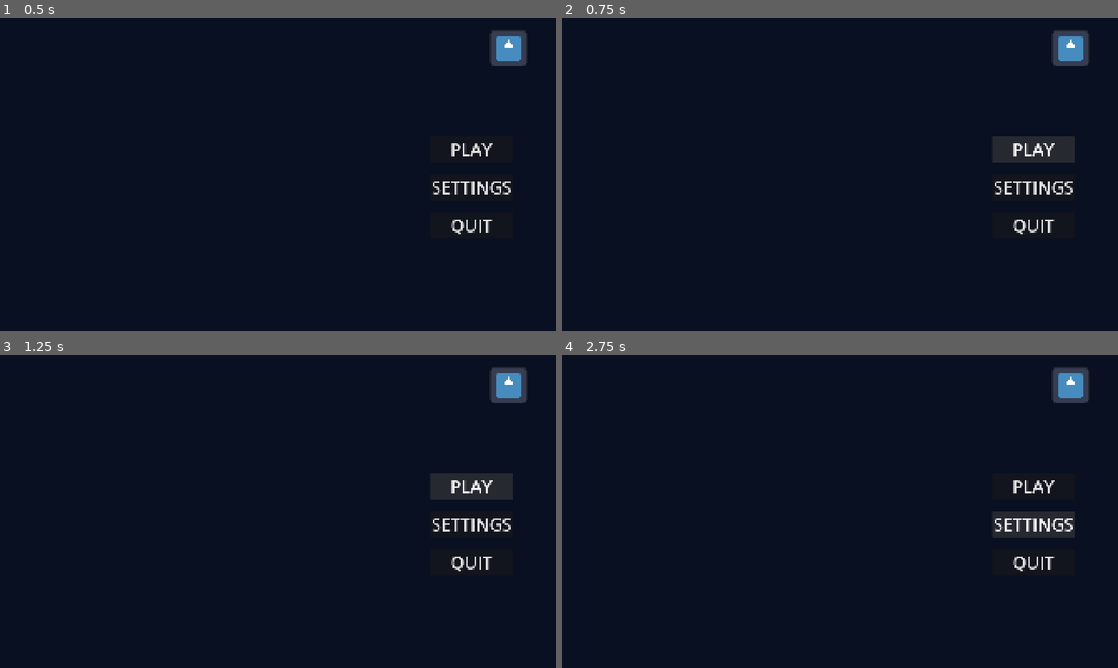
Above: before the commit, frames 1-4 (two rows, left to right).
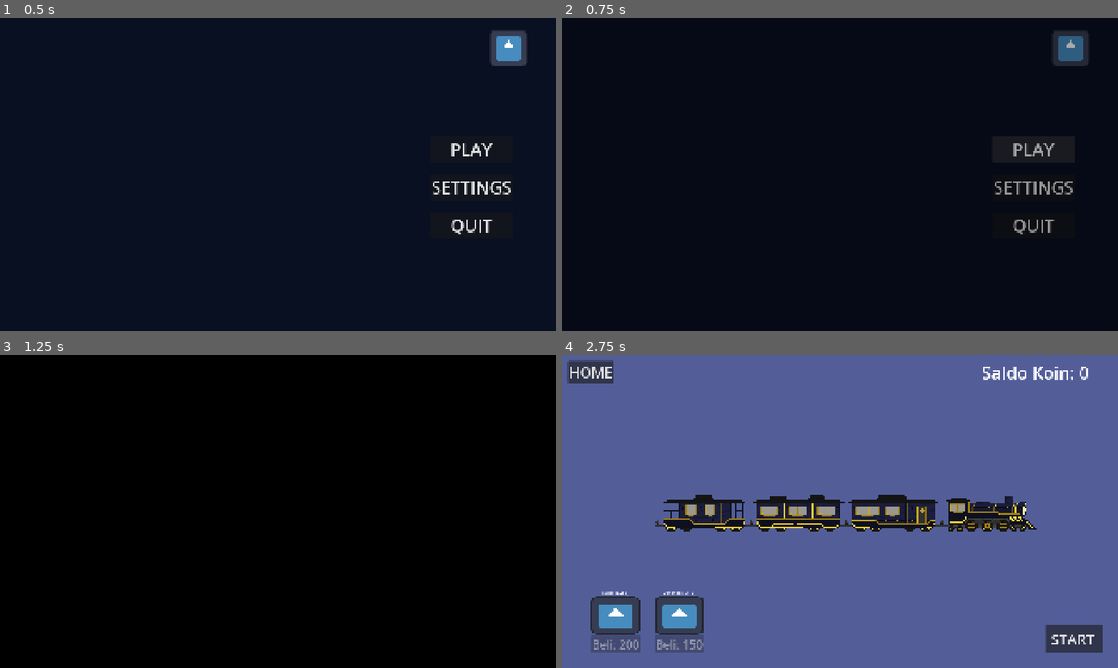
Above: after the commit, the same moments.

Repository: g3evorz/Gameseed-2026
Game: Godot game, scene res://Scenes/Homescreen.tscn
Two runs of this game, one before a commit and one after it. Both use one fixed random seed, a clock stepped at 60 frames per second and the inputs below. The engine's default icon, where the game draws it, is replaced by a stand-in: a white triangle on a blue panel in a dark square.
Inputs:
- Up to frame 1 (0.5 s): no input
- Up to frame 2 (0.75 s): click "PLAY" at 0.5 s
- Up to frame 3 (1.25 s): no input
- Up to frame 4 (2.75 s): click "PLAY" at 1.25 s; click "SETTINGS" at 2 s

Frame 1 is identical in both runs. In frame 2, 1.2% of the frame differs, in the area x 77-95%, y 4-70%; in frame 3, 100%, in the area x 0-100%, y 0-100%; in frame 4, 97%.
Error before the commit: Parse Error: Identifier "SceneTransition" not declared in the current scope. (res://Script/homescreen.gd:5)

Commit message:
revisi level

Diff:
--- a/Scenes/Levels/level_1.tscn
+++ b/Scenes/Levels/level_1.tscn
@@ -33,47 +33,47 @@
 [node name="ObstacleSpawner" parent="Spawners" unique_id=837773415 instance=ExtResource("3_afv7b")]
 position = Vector2(254, -248)
 possible_obstacles = Array[ExtResource("4_7r2dd")]([ExtResource("7_3628d"), ExtResource("8_irw6p")])
-spawn_chance = 0.7
+spawn_chance = 0.8
 
 [node name="ObstacleSpawner2" parent="Spawners" unique_id=1764472550 instance=ExtResource("3_afv7b")]
 position = Vector2(498, -248)
 possible_obstacles = Array[ExtResource("4_7r2dd")]([ExtResource("5_k2mw1"), ExtResource("10_7hll7")])
-spawn_chance = 0.7
+spawn_chance = 0.6
 
 [node name="ObstacleSpawner3" parent="Spawners" unique_id=1164452393 instance=ExtResource("3_afv7b")]
 position = Vector2(787, -248)
 possible_obstacles = Array[ExtResource("4_7r2dd")]([ExtResource("5_k2mw1"), ExtResource("10_7hll7")])
-spawn_chance = 0.7
+spawn_chance = 0.8
 
 [node name="ObstacleSpawner4" parent="Spawners" unique_id=380828871 instance=ExtResource("3_afv7b")]
 position = Vector2(1539, -654)
 possible_obstacles = Array[ExtResource("4_7r2dd")]([ExtResource("7_3628d"), ExtResource("8_irw6p"), ExtResource("10_7hll7")])
-spawn_chance = 0.8
+spawn_chance = 0.4
 
 [node name="ObstacleSpawner5" parent="Spawners" unique_id=1913099008 instance=ExtResource("3_afv7b")]
 position = Vector2(1783, -654)
 possible_obstacles = Array[ExtResource("4_7r2dd")]([ExtResource("7_3628d"), ExtResource("8_irw6p"), ExtResource("10_7hll7")])
-spawn_chance = 0.8
+spawn_chance = 0.4
 
 [node name="ObstacleSpawner6" parent="Spawners" unique_id=441410122 instance=ExtResource("3_afv7b")]
 position = Vector2(2072, -654)
 possible_obstacles = Array[ExtResource("4_7r2dd")]([ExtResource("7_3628d"), ExtResource("8_irw6p"), ExtResource("10_7hll7")])
-spawn_chance = 0.8
+spawn_chance = 0.4
 
 [node name="ObstacleSpawner7" parent="Spawners" unique_id=1990665921 instance=ExtResource("3_afv7b")]
 position = Vector2(2805, -384)
-possible_obstacles = Array[ExtResource("4_7r2dd")]([ExtResource("5_k2mw1"), ExtResource("10_7hll7"), ExtResource("7_3628d"), ExtResource("9_31phq"), ExtResource("8_irw6p")])
-spawn_chance = 0.6
+possible_obstacles = Array[ExtResource("4_7r2dd")]([ExtResource("5_k2mw1"), ExtResource("10_7hll7"), ExtResource("7_3628d")])
+spawn_chance = 0.8
 
 [node name="ObstacleSpawner8" parent="Spawners" unique_id=1775246808 instance=ExtResource("3_afv7b")]
 position = Vector2(3049, -384)
-possible_obstacles = Array[ExtResource("4_7r2dd")]([ExtResource("5_k2mw1"), ExtResource("10_7hll7"), ExtResource("7_3628d"), ExtResource("9_31phq"), ExtResource("8_irw6p")])
-spawn_chance = 0.6
+possible_obstacles = Array[ExtResource("4_7r2dd")]([ExtResource("5_k2mw1"), ExtResource("10_7hll7"), ExtResource("7_3628d")])
+spawn_chance = 0.8
 
 [node name="ObstacleSpawner9" parent="Spawners" unique_id=1976000251 instance=ExtResource("3_afv7b")]
 position = Vector2(3338, -384)
-possible_obstacles = Array[ExtResource("4_7r2dd")]([ExtResource("5_k2mw1"), ExtResource("10_7hll7"), ExtResource("7_3628d"), ExtResource("9_31phq"), ExtResource("8_irw6p")])
-spawn_chance = 0.6
+possible_obstacles = Array[ExtResource("4_7r2dd")]([ExtResource("5_k2mw1"), ExtResource("10_7hll7"), ExtResource("7_3628d")])
+spawn_chance = 0.8
 
 [node name="ObstacleSpawner10" parent="Spawners" unique_id=1803498278 instance=ExtResource("3_afv7b")]
 position = Vector2(1539, -55)
--- a/Scenes/Levels/level_2.tscn
+++ b/Scenes/Levels/level_2.tscn
@@ -3,7 +3,7 @@
 [ext_resource type="Script" uid="uid://bbu4urqab8mo1" path="res://Script/Level.gd" id="1_blpqv"]
 [ext_resource type="PackedScene" uid="uid://ciej1ht535fuo" path="res://Scenes/Components/Obstacle/platform.tscn" id="2_1jlnc"]
 [ext_resource type="PackedScene" uid="uid://dfoomfadjrnm4" path="res://Scenes/Components/obstacleSpawner.tscn" id="3_u40f0"]
-[ext_resource type="Script" uid="uid://brhx3skaebmcy" path="res://Script/System/ObstacleData.gd" id="4_0x4y1"]
+[ext_resource type="Script" uid="uid://brhx3skaebmcy" path="res://Script/Configuration/ObstacleData.gd" id="4_0x4y1"]
 [ext_resource type="Resource" uid="uid://dl6ffbqtc5qiu" path="res://Script/Data/PowerUp/gerbong_replenish.tres" id="5_uqiic"]
 [ext_resource type="Resource" uid="uid://dvw3jmwvw8fn" path="res://Script/Data/PowerUp/ghost_mode.tres" id="6_eopvx"]
 [ext_resource type="Resource" uid="uid://bnp2sd3chdb2q" path="res://Script/Data/PowerUp/laserPowerups.tres" id="7_t27xo"]
@@ -37,27 +37,25 @@
 [node name="ObstacleSpawner" parent="Spawners" unique_id=837773415 instance=ExtResource("3_u40f0")]
 position = Vector2(198, -452)
 possible_obstacles = Array[ExtResource("4_0x4y1")]([ExtResource("5_uqiic"), ExtResource("7_t27xo")])
-spawn_chance = 0.7
 
 [node name="ObstacleSpawner2" parent="Spawners" unique_id=1764472550 instance=ExtResource("3_u40f0")]
 position = Vector2(674, -452)
-possible_obstacles = Array[ExtResource("4_0x4y1")]([ExtResource("5_uqiic"), ExtResource("7_t27xo")])
+possible_obstacles = Array[ExtResource("4_0x4y1")]([ExtResource("8_yxf76"), ExtResource("9_ia1lp")])
 spawn_chance = 0.7
 
 [node name="ObstacleSpawner7" parent="Spawners" unique_id=1990665921 instance=ExtResource("3_u40f0")]
 position = Vector2(2759, -613)
-possible_obstacles = Array[ExtResource("4_0x4y1")]([ExtResource("8_yxf76"), ExtResource("9_ia1lp"), ExtResource("5_uqiic"), ExtResource("6_eopvx"), ExtResource("7_t27xo")])
-spawn_chance = 0.4
+possible_obstacles = Array[ExtResource("4_0x4y1")]([ExtResource("8_yxf76"), ExtResource("9_ia1lp")])
+spawn_chance = 0.8
 
 [node name="ObstacleSpawner8" parent="Spawners" unique_id=1775246808 instance=ExtResource("3_u40f0")]
 position = Vector2(3003, -613)
-possible_obstacles = Array[ExtResource("4_0x4y1")]([ExtResource("8_yxf76"), ExtResource("9_ia1lp"), ExtResource("5_uqiic"), ExtResource("6_eopvx"), ExtResource("7_t27xo")])
-spawn_chance = 0.4
+possible_obstacles = Array[ExtResource("4_0x4y1")]([ExtResource("6_eopvx")])
 
 [node name="ObstacleSpawner9" parent="Spawners" unique_id=1976000251 instance=ExtResource("3_u40f0")]
 position = Vector2(3292, -613)
-possible_obstacles = Array[ExtResource("4_0x4y1")]([ExtResource("8_yxf76"), ExtResource("9_ia1lp"), ExtResource("5_uqiic"), ExtResource("6_eopvx"), ExtResource("7_t27xo")])
-spawn_chance = 0.4
+possible_obstacles = Array[ExtResource("4_0x4y1")]([ExtResource("8_yxf76"), ExtResource("9_ia1lp")])
+spawn_chance = 0.8
 
 [node name="ObstacleSpawner10" parent="Spawners" unique_id=1803498278 instance=ExtResource("3_u40f0")]
 position = Vector2(1526, -55)
@@ -71,8 +69,8 @@
 
 [node name="ObstacleSpawner13" parent="Spawners" unique_id=440591441 instance=ExtResource("3_u40f0")]
 position = Vector2(1526, -462)
-possible_obstacles = Array[ExtResource("4_0x4y1")]([ExtResource("8_yxf76"), ExtResource("9_ia1lp"), ExtResource("5_uqiic"), ExtResource("6_eopvx"), ExtResource("7_t27xo")])
-spawn_chance = 0.6
+possible_obstacles = Array[ExtResource("4_0x4y1")]([ExtResource("8_yxf76"), ExtResource("9_ia1lp"), ExtResource("7_t27xo")])
+spawn_chance = 0.8
 
 [node name="ObstacleSpawner14" parent="Spawners" unique_id=529484413 instance=ExtResource("3_u40f0")]
 position = Vector2(1770, -678)
@@ -81,8 +79,8 @@
 
 [node name="ObstacleSpawner15" parent="Spawners" unique_id=1410967974 instance=ExtResource("3_u40f0")]
 position = Vector2(2059, -462)
-possible_obstacles = Array[ExtResource("4_0x4y1")]([ExtResource("8_yxf76"), ExtResource("9_ia1lp"), ExtResource("5_uqiic"), ExtResource("6_eopvx"), ExtResource("7_t27xo")])
-spawn_chance = 0.6
+possible_obstacles = Array[ExtResource("4_0x4y1")]([ExtResource("8_yxf76"), ExtResource("9_ia1lp"), ExtResource("5_uqiic")])
+spawn_chance = 0.8
 
 [node name="ObstacleSpawner16" parent="Spawners" unique_id=1984370245 instance=ExtResource("3_u40f0")]
 position = Vector2(1526, -1089)
--- a/Scenes/Levels/level_3.tscn
+++ b/Scenes/Levels/level_3.tscn
@@ -3,7 +3,7 @@
 [ext_resource type="Script" uid="uid://bbu4urqab8mo1" path="res://Script/Level.gd" id="1_4ahh4"]
 [ext_resource type="PackedScene" uid="uid://ciej1ht535fuo" path="res://Scenes/Components/Obstacle/platform.tscn" id="2_dl55b"]
 [ext_resource type="PackedScene" uid="uid://dfoomfadjrnm4" path="res://Scenes/Components/obstacleSpawner.tscn" id="3_osqx1"]
-[ext_resource type="Script" uid="uid://brhx3skaebmcy" path="res://Script/System/ObstacleData.gd" id="4_sy7oa"]
+[ext_resource type="Script" uid="uid://brhx3skaebmcy" path="res://Script/Configuration/ObstacleData.gd" id="4_sy7oa"]
 [ext_resource type="Resource" uid="uid://dl6ffbqtc5qiu" path="res://Script/Data/PowerUp/gerbong_replenish.tres" id="5_md4x4"]
 [ext_resource type="Resource" uid="uid://dvw3jmwvw8fn" path="res://Script/Data/PowerUp/ghost_mode.tres" id="6_1hf40"]
 [ext_resource type="Resource" uid="uid://bnp2sd3chdb2q" path="res://Script/Data/PowerUp/laserPowerups.tres" id="7_13yca"]
@@ -22,7 +22,7 @@
 scale = Vector2(4, 0.766)
 
 [node name="platform4" parent="." unique_id=1608372259 instance=ExtResource("2_dl55b")]
-position = Vector2(1805, -1007)
+position = Vector2(1289, -664)
 scale = Vector2(4, 0.766)
 
 [node name="VisibleOnScreenNotifier2D" type="VisibleOnScreenNotifier2D" parent="." unique_id=60705751]
@@ -37,6 +37,7 @@
 [node name="ObstacleSpawner2" parent="Spawners" unique_id=1764472550 instance=ExtResource("3_osqx1")]
 position = Vector2(4008, -775)
 possible_obstacles = Array[ExtResource("4_sy7oa")]([ExtResource("8_8dmpc"), ExtResource("9_anjjd")])
+spawn_chance = 0.8
 
 [node name="ObstacleSpawner7" parent="Spawners" unique_id=1990665921 instance=ExtResource("3_osqx1")]
 position = Vector2(2769, -45)
@@ -46,12 +47,12 @@
 [node name="ObstacleSpawner8" parent="Spawners" unique_id=1775246808 instance=ExtResource("3_osqx1")]
 position = Vector2(3821, -45)
 possible_obstacles = Array[ExtResource("4_sy7oa")]([ExtResource("8_8dmpc")])
-spawn_chance = 0.9
+spawn_chance = 1.0
 
 [node name="ObstacleSpawner9" parent="Spawners" unique_id=1976000251 instance=ExtResource("3_osqx1")]
 position = Vector2(4110, -45)
 possible_obstacles = Array[ExtResource("4_sy7oa")]([ExtResource("6_1hf40")])
-spawn_chance = 0.9
+spawn_chance = 0.2
 
 [node name="ObstacleSpawner15" parent="Spawners" unique_id=467859041 instance=ExtResource("3_osqx1")]
 position = Vector2(1035, -35)
@@ -60,32 +61,32 @@
 
 [node name="ObstacleSpawner16" parent="Spawners" unique_id=1042374601 instance=ExtResource("3_osqx1")]
 position = Vector2(1279, -35)
-possible_obstacles = Array[ExtResource("4_sy7oa")]([ExtResource("8_8dmpc"), ExtResource("9_anjjd"), ExtResource("5_md4x4"), ExtResource("7_13yca")])
-spawn_chance = 0.8
+possible_obstacles = Array[ExtResource("4_sy7oa")]([ExtResource("9_anjjd"), ExtResource("5_md4x4"), ExtResource("7_13yca")])
+spawn_chance = 0.4
 
 [node name="ObstacleSpawner17" parent="Spawners" unique_id=353602083 instance=ExtResource("3_osqx1")]
 position = Vector2(1568, -35)
-possible_obstacles = Array[ExtResource("4_sy7oa")]([ExtResource("8_8dmpc"), ExtResource("9_anjjd"), ExtResource("5_md4x4"), ExtResource("7_13yca")])
-spawn_chance = 0.8
+possible_obstacles = Array[ExtResource("4_sy7oa")]([ExtResource("9_anjjd"), ExtResource("5_md4x4"), ExtResource("7_13yca")])
+spawn_chance = 0.4
 
 [node name="ObstacleSpawner10" parent="Spawners" unique_id=1803498278 instance=ExtResource("3_osqx1")]
-position = Vector2(1485, -1108)
+position = Vector2(969, -765)
 possible_obstacles = Array[ExtResource("4_sy7oa")]([ExtResource("8_8dmpc"), ExtResource("9_anjjd"), ExtResource("5_md4x4"), ExtResource("6_1hf40"), ExtResource("7_13yca")])
 spawn_chance = 0.5
 
 [node name="ObstacleSpawner11" parent="Spawners" unique_id=64424452 instance=ExtResource("3_osqx1")]
-position = Vector2(1729, -1108)
-possible_obstacles = Array[ExtResource("4_sy7oa")]([ExtResource("8_8dmpc"), ExtResource("9_anjjd"), ExtResource("5_md4x4"), ExtResource("6_1hf40"), ExtResource("7_13yca")])
+position = Vector2(1213, -765)
+possible_obstacles = Array[ExtResource("4_sy7oa")]([ExtResource("9_anjjd"), ExtResource("6_1hf40"), ExtResource("7_13yca")])
 spawn_chance = 0.5
 
 [node name="ObstacleSpawner12" parent="Spawners" unique_id=382322877 instance=ExtResource("3_osqx1")]
-position = Vector2(2018, -1108)
+position = Vector2(1502, -765)
 possible_obstacles = Array[ExtResource("4_sy7oa")]([ExtResource("8_8dmpc"), ExtResource("6_1hf40")])
-spawn_chance = 0.8
+spawn_chance = 0.2
 
 [node name="ObstacleSpawner18" parent="Spawners" unique_id=1474597324 instance=ExtResource("3_osqx1")]
 position = Vector2(3062, -775)
-possible_obstacles = Array[ExtResource("4_sy7oa")]([ExtResource("9_anjjd"), ExtResource("5_md4x4"), ExtResource("6_1hf40"), ExtResource("7_13yca")])
+possible_obstacles = Array[ExtResource("4_sy7oa")]([ExtResource("9_anjjd"), ExtResource("5_md4x4"), ExtResource("6_1hf40")])
 spawn_chance = 0.5
 
 [node name="ObstacleSpawner19" parent="Spawners" unique_id=42609866 instance=ExtResource("3_osqx1")]
@@ -95,7 +96,7 @@
 
 [node name="ObstacleSpawner13" parent="Spawners" unique_id=1902928466 instance=ExtResource("3_osqx1")]
 position = Vector2(632, -403)
-possible_obstacles = Array[ExtResource("4_sy7oa")]([ExtResource("8_8dmpc"), ExtResource("5_md4x4")])
+possible_obstacles = Array[ExtResource("4_sy7oa")]([ExtResource("8_8dmpc")])
 spawn_chance = 1.0
 
 [node name="ObstacleSpawner14" parent="Spawners" unique_id=1076657512 instance=ExtResource("3_osqx1")]
--- a/Scenes/Levels/level_4.tscn
+++ b/Scenes/Levels/level_4.tscn
@@ -3,7 +3,7 @@
 [ext_resource type="Script" uid="uid://bbu4urqab8mo1" path="res://Script/Level.gd" id="1_keyqw"]
 [ext_resource type="PackedScene" uid="uid://ciej1ht535fuo" path="res://Scenes/Components/Obstacle/platform.tscn" id="2_gsxik"]
 [ext_resource type="PackedScene" uid="uid://dfoomfadjrnm4" path="res://Scenes/Components/obstacleSpawner.tscn" id="3_3asqb"]
-[ext_resource type="Script" uid="uid://brhx3skaebmcy" path="res://Script/System/ObstacleData.gd" id="4_slbhm"]
+[ext_resource type="Script" uid="uid://brhx3skaebmcy" path="res://Script/Configuration/ObstacleData.gd" id="4_slbhm"]
 [ext_resource type="Resource" uid="uid://dl6ffbqtc5qiu" path="res://Script/Data/PowerUp/gerbong_replenish.tres" id="5_i5g5g"]
 [ext_resource type="Resource" uid="uid://dvw3jmwvw8fn" path="res://Script/Data/PowerUp/ghost_mode.tres" id="6_3osng"]
 [ext_resource type="Resource" uid="uid://bnp2sd3chdb2q" path="res://Script/Data/PowerUp/laserPowerups.tres" id="7_eb4ip"]
@@ -29,7 +29,7 @@
 [node name="ObstacleSpawner7" parent="Spawners" unique_id=1990665921 instance=ExtResource("3_3asqb")]
 position = Vector2(153, -425)
 possible_obstacles = Array[ExtResource("4_slbhm")]([ExtResource("5_i5g5g"), ExtResource("7_eb4ip")])
-spawn_chance = 0.7
+spawn_chance = 0.4
 
 [node name="ObstacleSpawner8" parent="Spawners" unique_id=1775246808 instance=ExtResource("3_3asqb")]
 position = Vector2(397, -425)
@@ -43,30 +43,31 @@
 
 [node name="ObstacleSpawner13" parent="Spawners" unique_id=837773415 instance=ExtResource("3_3asqb")]
 position = Vector2(1616, -415)
-possible_obstacles = Array[ExtResource("4_slbhm")]([ExtResource("8_ecora"), ExtResource("9_xpmn3"), ExtResource("7_eb4ip")])
-spawn_chance = 0.7
+possible_obstacles = Array[ExtResource("4_slbhm")]([ExtResource("9_xpmn3")])
+spawn_chance = 0.8
 
 [node name="ObstacleSpawner14" parent="Spawners" unique_id=1009216335 instance=ExtResource("3_3asqb")]
 position = Vector2(1860, -415)
-possible_obstacles = Array[ExtResource("4_slbhm")]([ExtResource("8_ecora"), ExtResource("9_xpmn3"), ExtResource("7_eb4ip")])
+possible_obstacles = Array[ExtResource("4_slbhm")]([ExtResource("8_ecora"), ExtResource("9_xpmn3")])
+spawn_chance = 0.8
 
 [node name="ObstacleSpawner15" parent="Spawners" unique_id=450076203 instance=ExtResource("3_3asqb")]
 position = Vector2(2149, -415)
 possible_obstacles = Array[ExtResource("4_slbhm")]([ExtResource("8_ecora"), ExtResource("9_xpmn3"), ExtResource("7_eb4ip")])
-spawn_chance = 0.7
+spawn_chance = 0.35
 
 [node name="ObstacleSpawner16" parent="Spawners" unique_id=1183100192 instance=ExtResource("3_3asqb")]
 position = Vector2(925, -62)
-possible_obstacles = Array[ExtResource("4_slbhm")]([ExtResource("8_ecora"), ExtResource("9_xpmn3"), ExtResource("7_eb4ip")])
+possible_obstacles = Array[ExtResource("4_slbhm")]([ExtResource("8_ecora"), ExtResource("9_xpmn3")])
 spawn_chance = 0.9
 
 [node name="ObstacleSpawner17" parent="Spawners" unique_id=576565670 instance=ExtResource("3_3asqb")]
 position = Vector2(1169, -62)
-possible_obstacles = Array[ExtResource("4_slbhm")]([ExtResource("8_ecora"), ExtResource("9_xpmn3"), ExtResource("7_eb4ip")])
+possible_obstacles = Array[ExtResource("4_slbhm")]([ExtResource("7_eb4ip")])
 
 [node name="ObstacleSpawner18" parent="Spawners" unique_id=897248977 instance=ExtResource("3_3asqb")]
 position = Vector2(1458, -62)
-possible_obstacles = Array[ExtResource("4_slbhm")]([ExtResource("8_ecora"), ExtResource("9_xpmn3"), ExtResource("7_eb4ip")])
+possible_obstacles = Array[ExtResource("4_slbhm")]([ExtResource("8_ecora"), ExtResource("9_xpmn3")])
 spawn_chance = 0.5
 
 [node name="ObstacleSpawner10" parent="Spawners" unique_id=1803498278 instance=ExtResource("3_3asqb")]
--- a/Scenes/main.tscn
+++ b/Scenes/main.tscn
@@ -218,6 +218,7 @@
 [connection signal="pressed" from="CanvasLayer/GameOver/HBoxContainer/Retry" to="." method="_on_btn_restart_pressed"]
 [connection signal="pressed" from="CanvasLayer/GameOver/HBoxContainer/Exit" to="." method="_on_btn_quit_pressed"]
 [connection signal="pressed" from="CanvasLayer/MarginContainer/PauseButton" to="." method="_on_pause_button_pressed"]
+[connection signal="konfirmasi_ya" from="CanvasLayer/ConfirmationPanel" to="." method="_on_confirmation_panel_konfirmasi_ya"]
 
 [editable path="Enemy"]
 [editable path="Kereta"]
--- a/Script/main.gd
+++ b/Script/main.gd
@@ -39,7 +39,6 @@
 	GameManager.restart_game()
 
 func _on_btn_quit_pressed():
-
 	confirmation_panel.tampilkan("Return?")
 
 
--- a/project.godot
+++ b/project.godot
@@ -21,6 +21,7 @@
 GameManager="*uid://c43l2tgw5vtty"
 SwipeControls="*uid://3nxliqpdpb0o"
 LevelManager="*uid://ctftklvi8gp38"
+SceneTransition="*uid://m2wlyersoc5l"
 
 [display]
 
